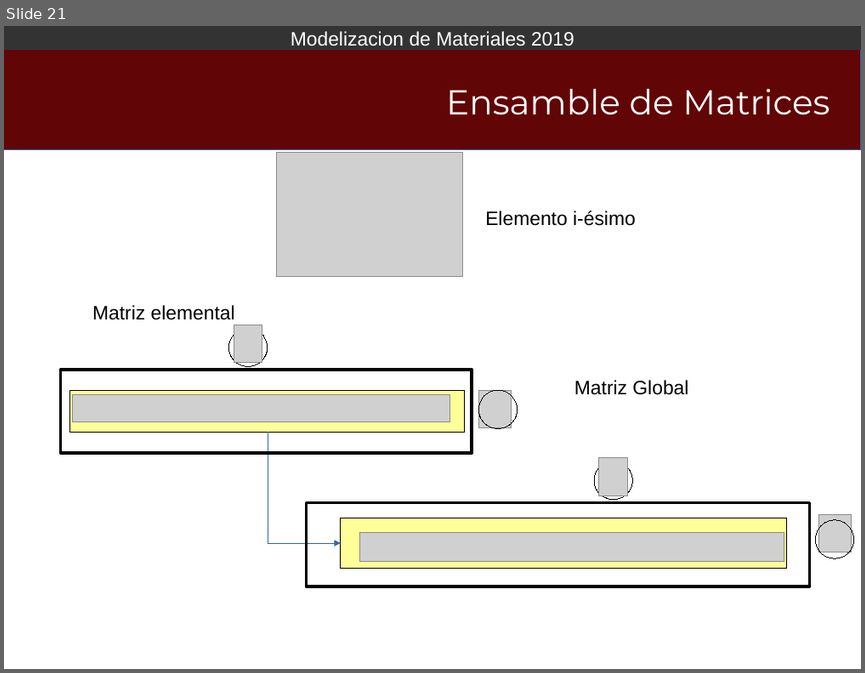
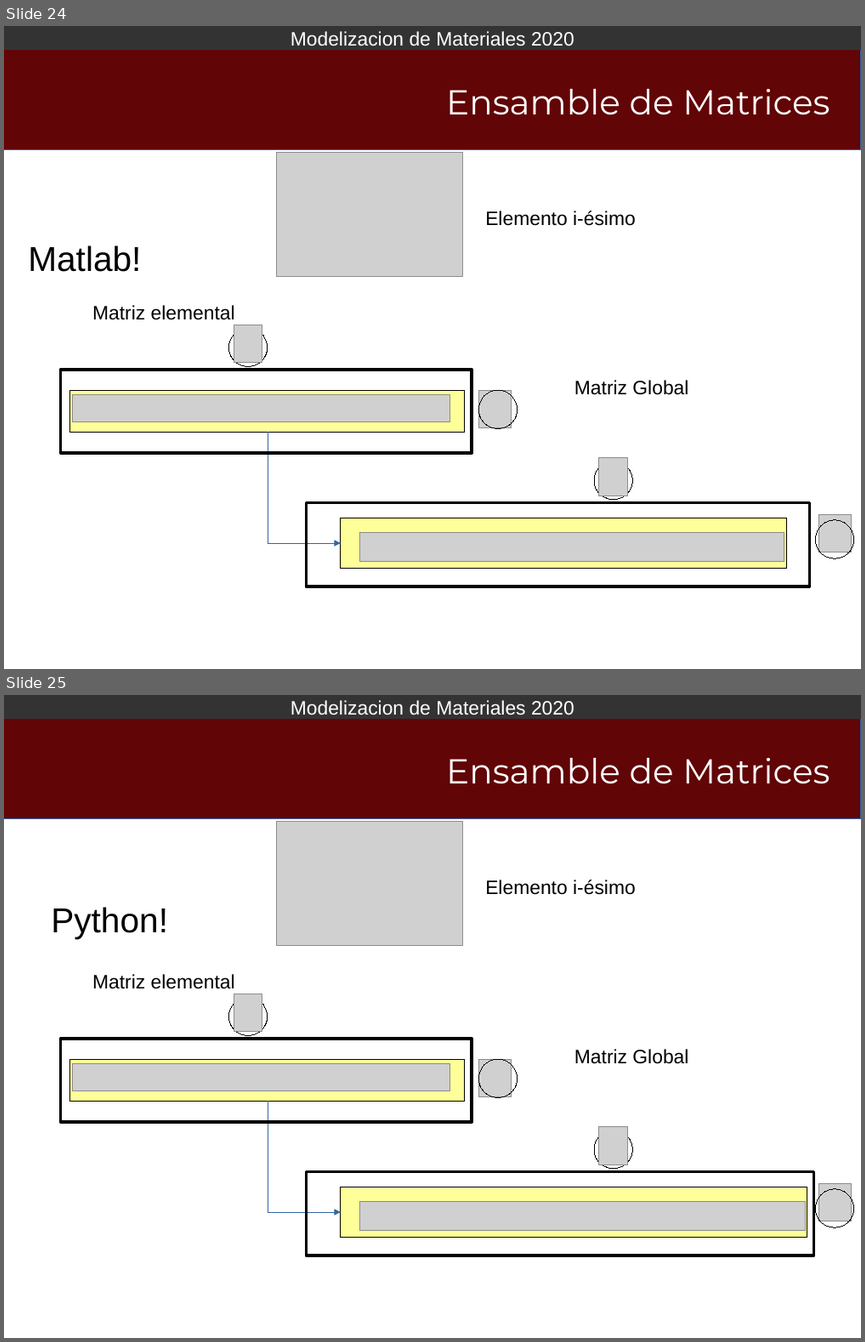
Before and after one commit to Modelizacion-de-Materiales/ModelizacionApuntesPresentaciones, a slide deck: 004-MEF02/MEF02_2019.odp. Shown one above the other, each under a label of ours: slide 21 before the commit, slides 24 and 25 after it. The pictures are 865x673 and 865x1342 pixels, drawn with LibreOffice and Linux fonts; fonts in the diff are those of the drawing; grey boxes stand for pictures; background and template pictures are left out. Boxes give left, top, right and bottom in pixels: in the first picture for what was removed or moved away, otherwise in the second. Text is boxed around its words. In the diff, an @@ line names an element or a change of style, - is before the commit and + after.

```diff
--- a/004-MEF02/MEF02_2019.odp
+++ b/004-MEF02/MEF02_2019.odp
@@ slide 25 added at (x1=4, y1=695, x2=861, y2=1338), background #FFFFFF; not listed: 2 template elements that a slide beside it also shows @@
@@ title added at (x1=446, y1=758, x2=829, y2=784), 32 pt, text #FFFFFF @@
+Ensamble de Matrices
@@ picture added at (x1=276, y1=821, x2=463, y2=946) @@
@@ text added at (x1=485, y1=879, x2=636, y2=895), 18 pt, text #000000 @@
+Elemento i-ésimo
@@ text added at (x1=51, y1=907, x2=168, y2=939), 32 pt, text #000000 @@
+Python!
@@ text added at (x1=92, y1=974, x2=235, y2=989), 18 pt, text #000000 @@
+Matriz elemental
@@ ellipse added at (x1=228, y1=997, x2=267, y2=1035), outline #000000 0 pt @@
@@ picture added at (x1=234, y1=993, x2=263, y2=1031) @@
@@ rectangle added at (x1=61, y1=1038, x2=472, y2=1122), outline #000000 2.83 pt @@
@@ text added at (x1=574, y1=1049, x2=688, y2=1064), 18 pt, text #000000 @@
+Matriz Global
@@ rectangle added at (x1=70, y1=1059, x2=465, y2=1100), fill #FFFF99, outline #000000 0 pt @@
@@ picture added at (x1=72, y1=1064, x2=450, y2=1091) @@
@@ picture added at (x1=479, y1=1059, x2=511, y2=1097) @@
@@ ellipse added at (x1=479, y1=1059, x2=517, y2=1097), outline #000000 0 pt @@
@@ elbow arrow added from (268, 1100) to (341, 1212), #3465A4 0 pt @@
@@ picture added at (x1=599, y1=1127, x2=628, y2=1164) @@
@@ ellipse added at (x1=594, y1=1129, x2=632, y2=1168), outline #000000 0 pt @@
@@ rectangle added at (x1=307, y1=1172, x2=814, y2=1255), outline #000000 2.83 pt @@
@@ rectangle added at (x1=341, y1=1186, x2=807, y2=1237), fill #FFFF99, outline #000000 0 pt @@
@@ picture added at (x1=360, y1=1201, x2=806, y2=1231) @@
@@ ellipse added at (x1=816, y1=1189, x2=854, y2=1227), outline #000000 0 pt @@
@@ picture added at (x1=819, y1=1183, x2=851, y2=1221) @@
@@ what was slide 21 is now slide 24 @@
@@ slide 24 changed as well @@
@@ text in rectangle at (x1=290, y1=31, x2=574, y2=51): text changed @@
-Modelizacion de Materiales 2019
+Modelizacion de Materiales 2020
@@ text added at (x1=28, y1=245, x2=141, y2=272), 32 pt, text #000000 @@
+Matlab!
```
Also in this commit, not shown: 21 other slides changed, 3 other slides added, 1 other file.
